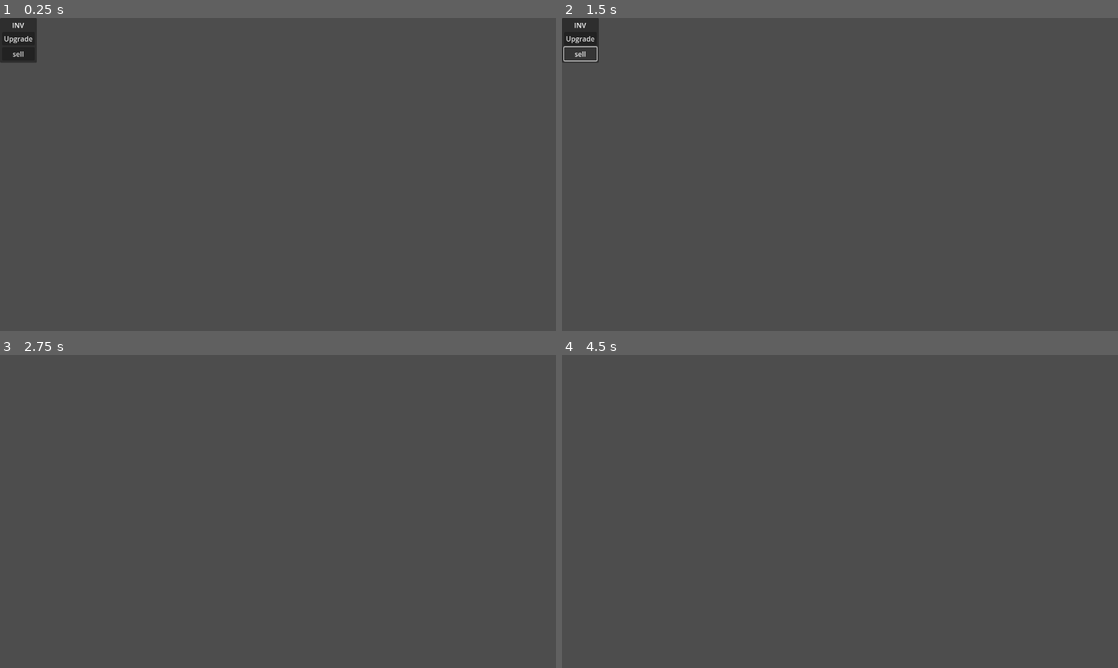
Above: before the commit, frames 1-4 (two rows, left to right).
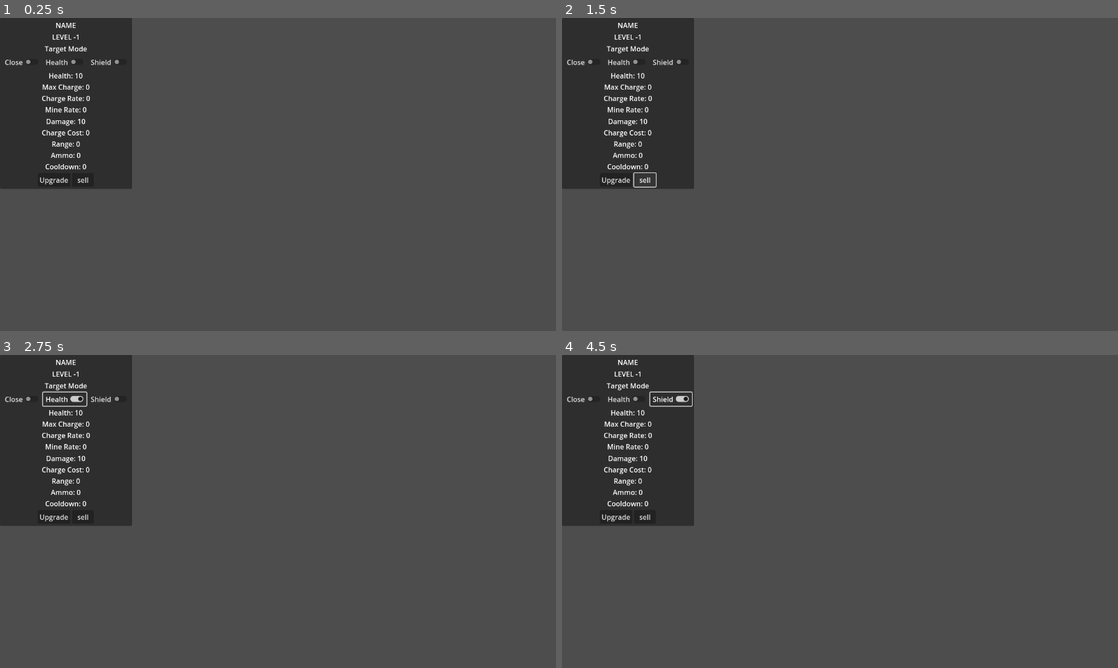
Above: after the commit, the same moments.

Repository: KieranGliver/SpacePowerDefenseGame
Game: Godot game, scene res://Scenes/UI/Overlay/building_popup.tscn
Same seed, same stepped clock (60 frames per second), same inputs: the game is played once before the commit and once after it. This scene is started directly instead of the project's main scene.
Inputs (mouse positions are in pixels of both pictures, inside the frame that each line leads up to):
- Up to frame 1 (0.25 s): no input
- Up to frame 2 (1.5 s): click "Upgrade" at 0.5 s; click "sell" at 1.25 s
- Up to frame 3 (2.75 s): click (66, 398) at 2 s, where only the run after the commit has a clickable "Health"
- Up to frame 4 (4.5 s): click (673, 398) at 2.75 s, where only the run after the commit has a clickable "Shield"; click (628, 398) at 3.5 s, where only the run after the commit has a clickable "Health"; click (673, 398) at 4.25 s, where only the run after the commit has a clickable "Shield"

The runs differ from the first frame. In frame 1, 12% of the frame differs, in the area x 0-24%, y 0-55%; in frame 2, 12%; in frame 3, 13%; in frame 4, 13%.
Error after the commit: Invalid access to property or key 'tag' on a base object of type 'Nil'. (res://Scripts/building_popup.gd:18)

Commit message:
Modified Building Popup Ui

Diff:
--- a/Scenes/GameScenes/main.tscn
+++ b/Scenes/GameScenes/main.tscn
@@ -163,10 +163,10 @@
 
 [node name="Camera2D" type="Camera2D" parent="GM"]
 scale = Vector2(0.5, 0.5)
-limit_left = -640
-limit_top = -360
-limit_right = 640
-limit_bottom = 360
+limit_left = -1280
+limit_top = -720
+limit_right = 1280
+limit_bottom = 720
 script = ExtResource("6_5fofq")
 
 [connection signal="button_pressed" from="CanvasLayer/UI/HexMenu" to="CanvasLayer/UI" method="_on_hex_menu_button_pressed"]
--- a/Scenes/UI/Overlay/building_popup.tscn
+++ b/Scenes/UI/Overlay/building_popup.tscn
@@ -1,6 +1,7 @@
-[gd_scene load_steps=2 format=3 uid="uid://cutcp6wdm8vsd"]
+[gd_scene load_steps=3 format=3 uid="uid://cutcp6wdm8vsd"]
 
 [ext_resource type="Script" path="res://Scripts/building_popup.gd" id="1_0q2fo"]
+[ext_resource type="ButtonGroup" uid="uid://c4tl6w3dj51f3" path="res://new_button_group.tres" id="2_gok5s"]
 
 [node name="BuildingPopUp" type="PanelContainer"]
 offset_right = 60.0
@@ -19,17 +20,77 @@
 
 [node name="Name" type="Label" parent="MarginContainer/VBoxContainer"]
 layout_mode = 2
-text = "INV"
+text = "NAME"
 horizontal_alignment = 1
 
-[node name="UpgradeButton" type="Button" parent="MarginContainer/VBoxContainer"]
+[node name="Level" type="Label" parent="MarginContainer/VBoxContainer"]
+layout_mode = 2
+text = "LEVEL -1"
+horizontal_alignment = 1
+
+[node name="TargetMode" type="VBoxContainer" parent="MarginContainer/VBoxContainer"]
+layout_mode = 2
+
+[node name="TargetLabel" type="Label" parent="MarginContainer/VBoxContainer/TargetMode"]
+layout_mode = 2
+text = "Target Mode"
+horizontal_alignment = 1
+
+[node name="TargetModeMenu" type="HBoxContainer" parent="MarginContainer/VBoxContainer/TargetMode"]
+layout_mode = 2
+alignment = 1
+
+[node name="CloseButton" type="CheckButton" parent="MarginContainer/VBoxContainer/TargetMode/TargetModeMenu"]
+layout_mode = 2
+button_group = ExtResource("2_gok5s")
+text = "Close"
+
+[node name="HealthButton" type="CheckButton" parent="MarginContainer/VBoxContainer/TargetMode/TargetModeMenu"]
+layout_mode = 2
+button_group = ExtResource("2_gok5s")
+text = "Health"
+
+[node name="ShieldButton" type="CheckButton" parent="MarginContainer/VBoxContainer/TargetMode/TargetModeMenu"]
+layout_mode = 2
+button_group = ExtResource("2_gok5s")
+text = "Shield"
+
+[node name="StatContainer" type="VBoxContainer" parent="MarginContainer/VBoxContainer"]
+layout_mode = 2
+alignment = 1
+
+[node name="BuildingStats" type="Label" parent="MarginContainer/VBoxContainer/StatContainer"]
+layout_mode = 2
+text = "Health: 10
+Max Charge: 0
+Charge Rate: 0
+Mine Rate: 0"
+horizontal_alignment = 1
+
+[node name="WeaponStats" type="Label" parent="MarginContainer/VBoxContainer/StatContainer"]
+layout_mode = 2
+text = "Damage: 10
+Charge Cost: 0
+Range: 0
+Ammo: 0
+Cooldown: 0"
+horizontal_alignment = 1
+
+[node name="ButtonContainer" type="HBoxContainer" parent="MarginContainer/VBoxContainer"]
+layout_mode = 2
+alignment = 1
+
+[node name="UpgradeButton" type="Button" parent="MarginContainer/VBoxContainer/ButtonContainer"]
 layout_mode = 2
 text = "Upgrade"
 
-[node name="SellButton" type="Button" parent="MarginContainer/VBoxContainer"]
+[node name="SellButton" type="Button" parent="MarginContainer/VBoxContainer/ButtonContainer"]
 custom_minimum_size = Vector2(50, 25)
 layout_mode = 2
 text = "sell"
 
-[connection signal="pressed" from="MarginContainer/VBoxContainer/UpgradeButton" to="." method="_on_upgrade_button_pressed"]
-[connection signal="pressed" from="MarginContainer/VBoxContainer/SellButton" to="." method="_on_sell_button_pressed"]
+[connection signal="pressed" from="MarginContainer/VBoxContainer/TargetMode/TargetModeMenu/CloseButton" to="." method="_on_close_button_pressed"]
+[connection signal="pressed" from="MarginContainer/VBoxContainer/TargetMode/TargetModeMenu/HealthButton" to="." method="_on_health_button_pressed"]
+[connection signal="pressed" from="MarginContainer/VBoxContainer/TargetMode/TargetModeMenu/ShieldButton" to="." method="_on_shield_button_pressed"]
+[connection signal="pressed" from="MarginContainer/VBoxContainer/ButtonContainer/UpgradeButton" to="." method="_on_upgrade_button_pressed"]
+[connection signal="pressed" from="MarginContainer/VBoxContainer/ButtonContainer/SellButton" to="." method="_on_sell_button_pressed"]
--- a/Scripts/Buildings/building.gd
+++ b/Scripts/Buildings/building.gd
@@ -71,6 +71,8 @@
 
 	var building_name = tag
 	self.level = level
+	if weapon != null:
+		is_weapon = true
 	var building_stats = Data.building_stats[building_name][level]
 
 	if building_stats:
--- a/Scripts/building_popup.gd
+++ b/Scripts/building_popup.gd
@@ -1,11 +1,86 @@
 extends PanelContainer
 
 @onready var name_label = $MarginContainer/VBoxContainer/Name
+@onready var level_label = $MarginContainer/VBoxContainer/Level
+@onready var building_stats = $MarginContainer/VBoxContainer/StatContainer/BuildingStats
+@onready var weapon_stats = $MarginContainer/VBoxContainer/StatContainer/WeaponStats
+@onready var target_mode = $MarginContainer/VBoxContainer/TargetMode
+@onready var close_button = $MarginContainer/VBoxContainer/TargetMode/TargetModeMenu/CloseButton
+@onready var health_button = $MarginContainer/VBoxContainer/TargetMode/TargetModeMenu/HealthButton
+@onready var shield_button = $MarginContainer/VBoxContainer/TargetMode/TargetModeMenu/ShieldButton
 
 var building : Building = null
 
 signal sell_button_pressed(building : Building)
 signal upgrade_button_pressed(building : Building)
+
+func setup():
+	name_label.text = building.tag.to_upper()
+	level_label.text = "Level " + str(building.level+1)
+
+	building_stats.text = get_building_stats()
+
+	if weapon_stats != null:
+		if !building.is_weapon:
+			weapon_stats.queue_free()
+		else:
+			weapon_stats.text = get_weapon_stats()
+
+	if target_mode != null:
+		if !building.is_weapon or !building.weapon is AutoWeapon:
+			target_mode.queue_free()
+		else:
+			match building.weapon.mode:
+				building.weapon.target_modes.CLOSET:
+					close_button.button_pressed = true
+				building.weapon.target_modes.HEALTH:
+					health_button.button_pressed = true
+				building.weapon.target_modes.SHIELD:
+					shield_button.button_pressed = true
+
+func get_building_stats():
+	var ret_string = ""
+
+	if building.hp > 0:
+		ret_string += "Health: " + str(building.hp) + "\n"
+	if building.max_charge > 0:
+		ret_string += "Max Charge: " + str(building.max_charge) + "\n"
+	if building.charge_rate > 0:
+		ret_string += "Charge Rate: " + str(building.charge_rate) + "/s\n"
+	if building.mine_rate > 0:
+		ret_string += "Mine Speed: " + str(building.mine_rate) + "/s\n"
+
+	return ret_string
+
+func get_weapon_stats():
+	var ret_string = ""
+	var weapon = building.weapon
+
+	if not weapon is ContinousAutoWeapon:
+		if weapon.damage_val > 0:
+			ret_string += "Damage: " + str(weapon.damage_val) + "\n"
+		if weapon.charge_cost > 0:
+			ret_string += "Charge per Fire: " + str(weapon.charge_cost) + "\n"
+		if weapon is AutoWeapon:
+			if weapon.range > 0:
+				ret_string += "Range: " + str(weapon.range) + "\n"
+			if weapon.cooldown > 0:
+				ret_string += "Cooldown: " + str(weapon.cooldown) + "\n"
+			if weapon.ammo_amount > 0:
+				ret_string += "Ammo: " + str(weapon.ammo_amount) + "\n"
+	else:
+		if weapon.damage_val > 0:
+			ret_string += "Damage: " + str(weapon.damage_val) + "/s\n"
+		if weapon.charge_cost > 0:
+			ret_string += "Charge per Second: " + str(weapon.charge_cost) + "/s\n"
+		if weapon.range > 0:
+			ret_string += "Range: " + str(weapon.range) + "\n"
+		if weapon.cooldown > 0:
+			ret_string += "Cooldown: " + str(weapon.cooldown) + "\n"
+		if weapon.attack_duration > 0:
+			ret_string += "Attack Duration: " + str(weapon.attack_duration) + "\n"
+
+	return ret_string
 
 func _input(event):
 	if event is InputEventMouseMotion:
@@ -19,9 +94,20 @@
 
 func _on_upgrade_button_pressed():
 	emit_signal("upgrade_button_pressed", building)
+	setup()
 
 func _on_sell_button_pressed():
 	emit_signal("sell_button_pressed", building)
 
-func set_name_text(string: String):
-	name_label.text = string
+
+func _on_close_button_pressed():
+	if building.is_weapon and building.weapon is AutoWeapon:
+		building.weapon.mode = building.weapon.target_modes.CLOSET
+
+func _on_health_button_pressed():
+	if building.is_weapon and building.weapon is AutoWeapon:
+		building.weapon.mode = building.weapon.target_modes.HEALTH
+
+func _on_shield_button_pressed():
+	if building.is_weapon and building.weapon is AutoWeapon:
+		building.weapon.mode = building.weapon.target_modes.SHIELD
--- a/Scripts/ui_manager.gd
+++ b/Scripts/ui_manager.gd
@@ -51,7 +51,7 @@
 	building_popup.connect("sell_button_pressed", _on_sell_button_pressed)
 	building_popup.connect("upgrade_button_pressed", _on_upgrade_button_pressed)
 	add_child(building_popup)
-	building_popup.set_name_text(building_popup.building.tag)
+	building_popup.setup()
 
 func _on_sell_button_pressed(building: Building):
 	building.queue_free()
--- /dev/null
+++ b/new_button_group.tres
@@ -0,0 +1,3 @@
+[gd_resource type="ButtonGroup" format=3 uid="uid://c4tl6w3dj51f3"]
+
+[resource]
